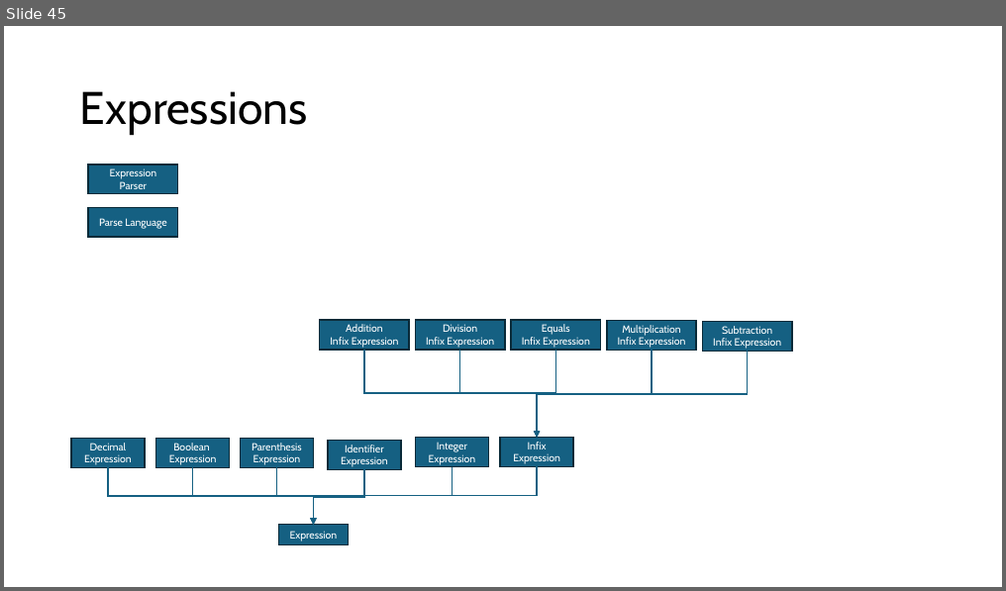
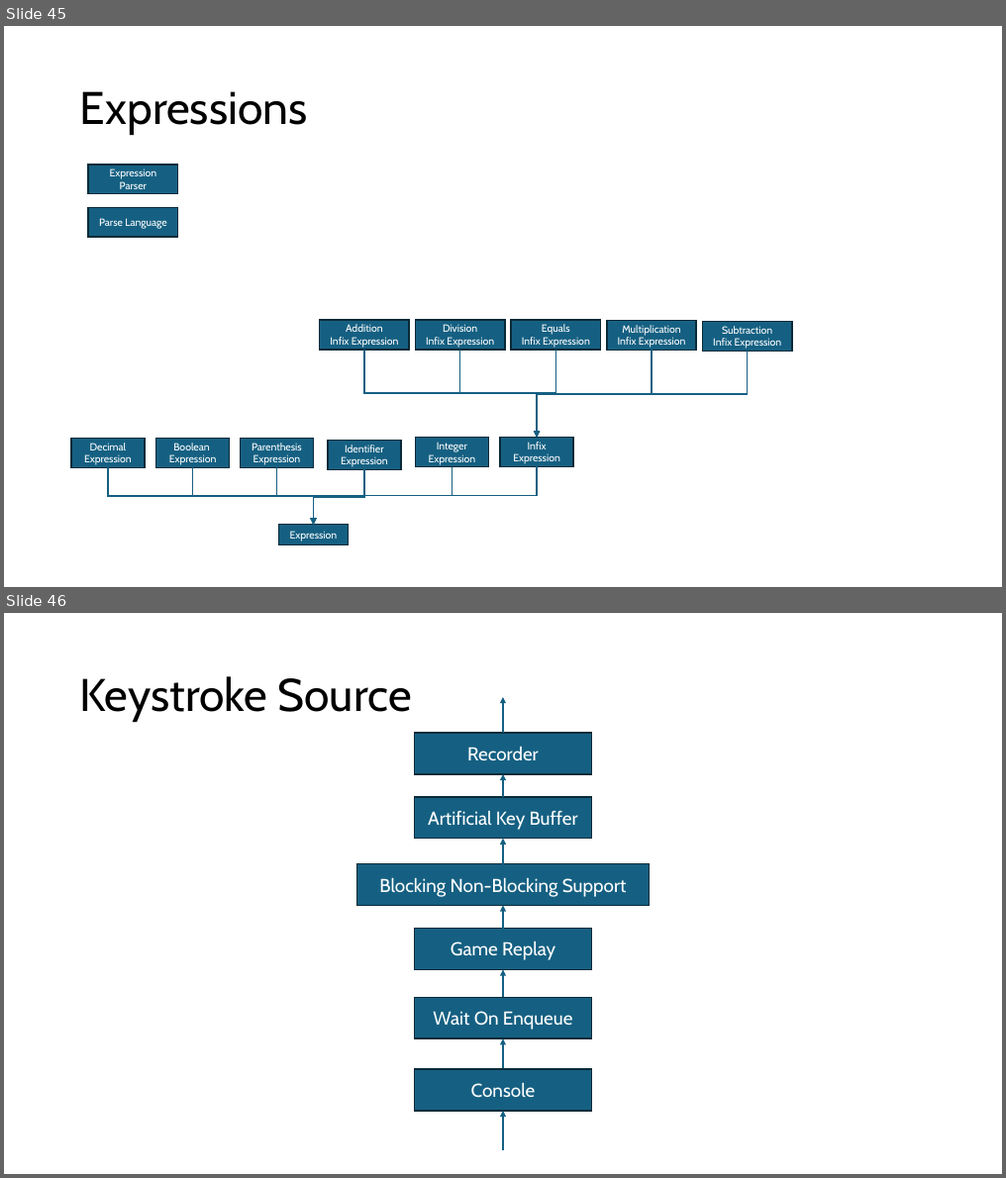
Before and after one commit to marcjohnston/AngbandOS, a slide deck: Documents/Object Property Design and Binding.pptx. Shown one above the other, each under a label of ours: slide 45 before the commit, slides 45 and 46 after it. The pictures are 1006x591 and 1006x1178 pixels, drawn with LibreOffice and Linux fonts; fonts in the diff are those of the drawing. Boxes give left, top, right and bottom in pixels: in the first picture for what was removed or moved away, otherwise in the second. Text is boxed around its words. In the diff, an @@ line names an element or a change of style, - is before the commit and + after.

Commit message:
Added Keystroke slides.

```diff
--- a/Documents/Object Property Design and Binding.pptx
+++ b/Documents/Object Property Design and Binding.pptx
@@ slide 46 added at <box>4,613,1002,1174</box>, background #FFFFFF @@
@@ title added at <box>80,676,412,722</box>, 44 pt, text #000000 @@
+Keystroke Source
@@ arrow added from (503, 733) to (503, 697), #156082 1.5 pt @@
@@ rectangle added at <box>414,733,592,774</box>, fill #156082, outline #092A39 1.5 pt, 18 pt, text #FFFFFF @@
+Recorder
@@ arrow added from (503, 797) to (503, 774), #156082 1.5 pt @@
@@ rectangle added at <box>414,797,592,839</box>, fill #156082, outline #092A39 1.5 pt, 18 pt, text #FFFFFF @@
+Artificial Key Buffer
@@ arrow added from (503, 863) to (503, 839), #156082 1.5 pt @@
@@ rectangle added at <box>356,863,649,905</box>, fill #156082, outline #092A39 1.5 pt, 18 pt, text #FFFFFF @@
+Blocking Non-Blocking Support
@@ arrow added from (503, 928) to (503, 906), #156082 1.5 pt @@
@@ rectangle added at <box>414,928,592,969</box>, fill #156082, outline #092A39 1.5 pt, 18 pt, text #FFFFFF @@
+Game Replay
@@ rectangle added at <box>414,998,592,1039</box>, fill #156082, outline #092A39 1.5 pt, 18 pt, text #FFFFFF @@
+Wait On Enqueue
@@ arrow added from (503, 998) to (503, 970), #156082 1.5 pt @@
@@ arrow added from (503, 1074) to (503, 1039), #156082 1.5 pt @@
@@ rectangle added at <box>414,1069,592,1111</box>, fill #156082, outline #092A39 1.5 pt, 18 pt, text #FFFFFF @@
+Console
@@ arrow added from (503, 1151) to (503, 1111), #156082 1.5 pt @@
```
Also in this commit, not shown: 1 slide removed.
